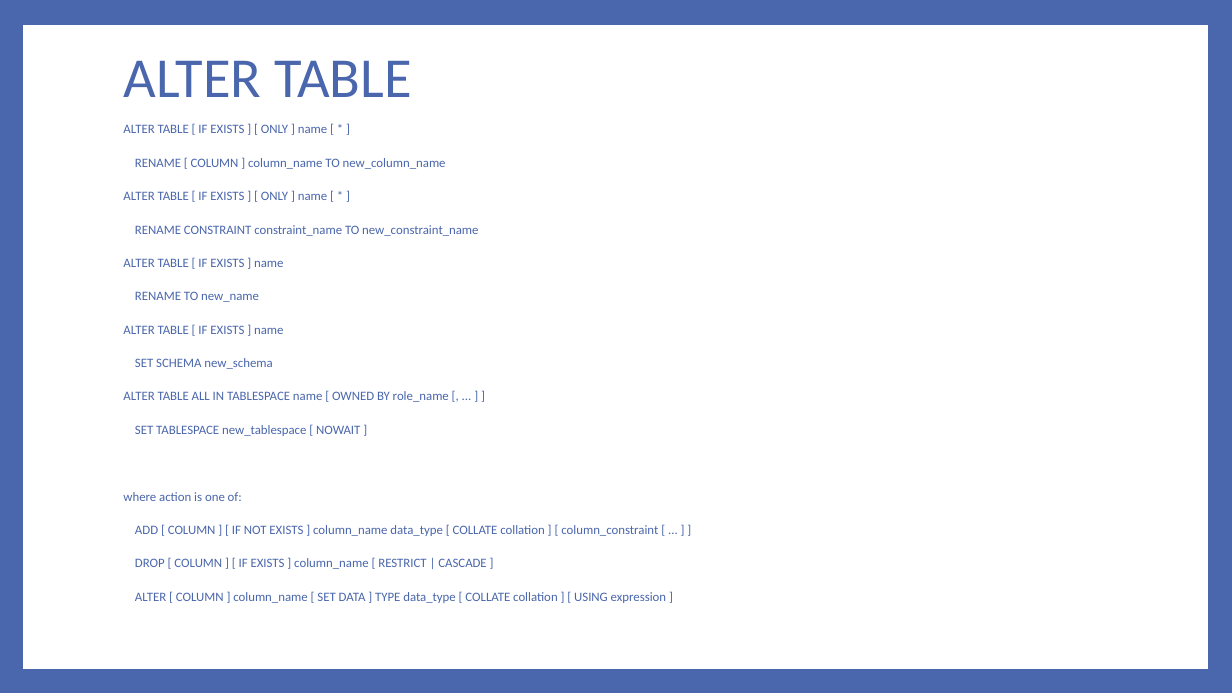
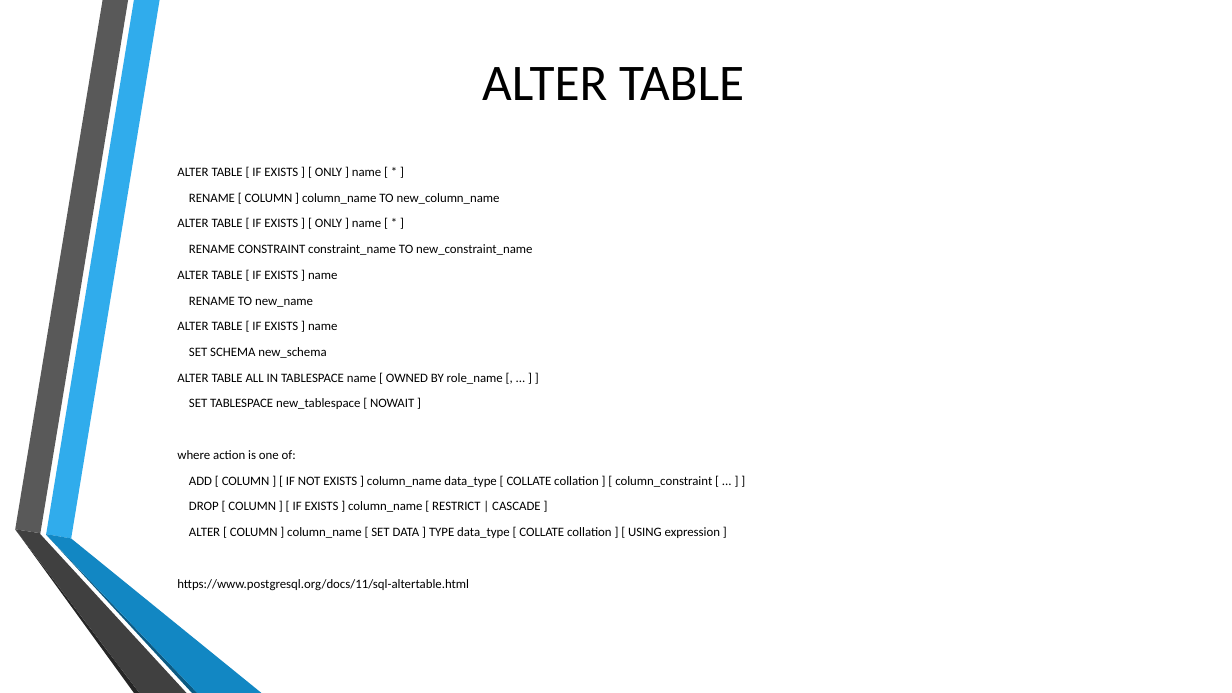
Before and after one commit to MGIS-UMN/GIS5577_week3, a slide deck: slide 16 of Database_Management.odp (slide 15 before the commit). Drawn at 1232x693 pixels with LibreOffice and Linux fonts; fonts in the diff are those of the drawing; background and template pictures are left out. Boxes give left, top, right and bottom in pixels: in the first picture for what was removed or moved away, otherwise in the second. Text is boxed around its words. In the diff, an @@ line names an element or a change of style, - is before the commit and + after.

```diff
--- a/Database_Management.odp
+++ b/Database_Management.odp
@@ background #4A66AC to picture (left out) @@
@@ freeform shape removed at [23,25,1208,670] @@
@@ title "ALTER TABLE" at [482,67,744,100]: size 44 to 40 pt, text colour #4A66AC to #000000; alignment left to centre; line spacing 0.9 to 1 @@
@@ text "ALTER TABLE [ IF EXISTS ...": place and size @@
-text "ALTER TABLE [ IF EXISTS ..." at [123,124,666,603]
+text "ALTER TABLE [ IF EXISTS ..." at [177,167,720,591]
@@ text "ALTER TABLE [ IF EXISTS ..." at [177,167,720,591]: vertical alignment top to middle @@
@@ text at [177,167,720,538]: text colour #4A66AC to #000000; less space between paragraphs @@
@@ group added at [15,0,262,693]: 6 freeform shapes @@
@@ text at [177,579,469,591]: paragraph added @@
+https://www.postgresql.org/docs/11/sql-altertable.html
```
Also in this commit, not shown: 36 other slides changed, 4 slides added, 2 slides removed, 1 other file.
